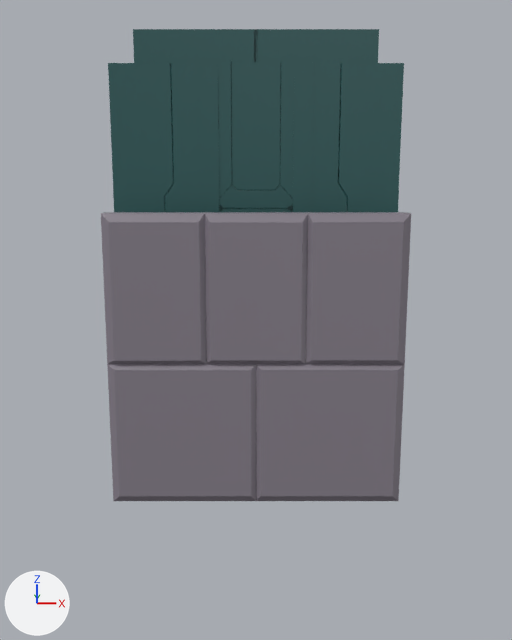
Two versions of the Blender file asset/portal/tille.blend, one commit apart.
Both versions are drawn from a 50 mm lens placed at (0.0, -14.06, 3.81), pointed at (0.0, -1.59, 1.19). Arrows for +X, +Y and +Z are at lower left; the lights stay in place. The same objects are shown in both versions, whatever each file hides.

The older version as bpy lines, for what is in view:
```python
me_куб_003 = bpy.data.meshes.new('Куб.003')
me_куб_003.from_pydata(...)  # 39 vertices, 32 faces; spans x -1.0..1.0, y -1.5..1.0, z -1.0..1.0
me_куб_003.materials.append(mat_материал)  # grey #867f8a
me_куб_010 = bpy.data.meshes.new('Куб.010')
me_куб_010.from_pydata(...)  # 166 vertices, 133 faces; spans x -2.24..0.74, y -0.19..0.24, z -1.54..5.48
me_куб_010.materials.append(mat_материал_010)  # dark cyan #275959
me_куб_011 = bpy.data.meshes.new('Куб.011')
me_куб_011.from_pydata(...)  # 318 vertices, 269 faces; spans x -0.98..0.98, y -2.02..1.03, z -0.72..0.98
me_куб_011.polygons.foreach_set('use_smooth', [True] * 269)
me_куб_011.materials.append(mat_материал_004)  # dark cyan #275959
ob_куб = bpy.data.objects.new('Куб', me_куб_003)
ob_куб.location = (0.0, 0.0, 0.0)
ob_куб.scale = (3.0, 0.2, 3.0)
ob_куб_010 = bpy.data.objects.new('Куб.010', me_куб_010)
ob_куб_010.location = (2.2, 1.0, 1.07)
_m = ob_куб_010.modifiers.new('Симметрия', 'MIRROR')
_m.mirror_object = ob_куб_004
ob_куб_011 = bpy.data.objects.new('Куб.011', me_куб_011)
ob_куб_011.location = (0.0, 1.0, 4.79)
ob_куб_011.rotation_euler = (0.0, 3.142, 0.0)  # degrees (0, 180, 0)
ob_куб_011.scale = (0.815, -0.18, 1.77)
# also in view: 'Куб.008' at (0.0, 1.03, 2.72)
```
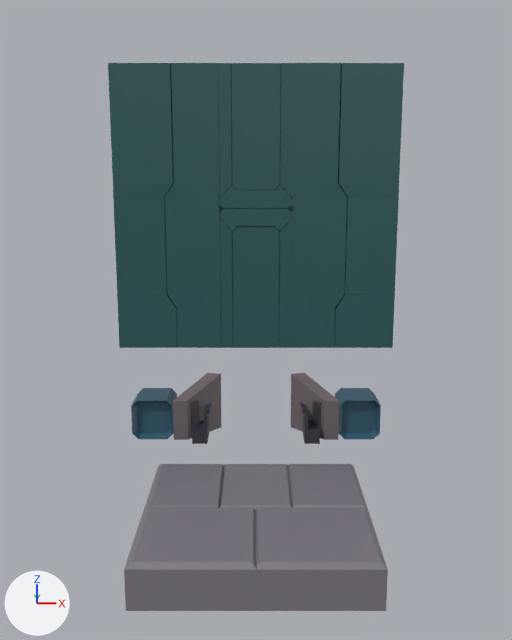
Edits to the bpy script that builds the scene:
```text
Change me_куб_003:
    used by ob_куб; location = (0.0, 0.0, 0.0); scale = (3.0, 0.2, 3.0)
    remove me_куб_003.from_pydata(...)  # 39 vertices, 32 faces; spans x -1.0..1.0, y -1.5..1.0, z -1.0..1.0
    add me_куб_003.from_pydata(...)  # 39 vertices, 32 faces; spans x -1.03..1.02, y -1.5..4.39, z -1.0..1.0
    me_куб_003 part 1: 31 of 39 vertices moved; they spanned x -1.0..1.0, y -1.5..1.0, z -1.0..1.0 and now span x -1.03..1.02, y -1.5..4.39, z -1.0..1.0; mean shift (0.0, 0.55, 0.0); largest move (-1.0, 1.0, -1.0) -> (-1.03, 4.39, -1.0)
Change me_куб_010:
    where me_куб_010.from_pydata(...)  # 166 vertices, 133 faces; spans x -2.24..0.74, y -0.19..0.24, z -1.54..5.48
    used by ob_куб_010; location = (2.2, 1.0, 1.07)
    me_куб_010 part 2: the loose piece of 8 vertices spanning x -2.24..0.24, y -0.1..0.2, z -1.54..5.48 is scaled about its middle by (1, 1, 0.833), then moved by (0.0, 0.0, -0.06)
    me_куб_010 part 3: the 1 vertex in x 0.74, y -0.19, z -1.54 is moved by (0.0, -0.01, 0.55)
    me_куб_010 part 4: all 8 vertices in x -1.08..-0.49, y -0.19..0.24, z -1.54 are moved by (0.0, 0.0, 0.55)
Change ob_куб:
    ob_куб.location: (0.0, 0.0, 0.0) -> (0.0, -2.36, -2.23)
    ob_куб.rotation_euler: (0.0, 0.0, 0.0) -> (-1.571, 0.0, 0.0)  # degrees (0, 0, 0) -> degrees (-90, 0, 0)
    ob_куб.scale: (3.0, 0.2, 3.0) -> (1.95, 0.13, 1.95)
```

What differs and where, as boxes [x1, y1, x2, y2] in the pictures (512 x 640 px; the box of a moved part takes in the faces that stretch with it):
'Куб', reshaped, moved, turned, rescaled
    before: [101, 212, 411, 501]
    after: [124, 464, 388, 611]
'Куб.010', reshaped
    before: [108, 29, 404, 212]
    after: [108, 63, 404, 348]
part 2 of me_куб_010, moved or reshaped
    before: [133, 29, 379, 212]
    after: [167, 185, 345, 348]
part 3 of me_куб_010, moved or reshaped (not visible before)
    after: [119, 333, 393, 348]
part 4 of me_куб_010, moved or reshaped (not visible before)
    after: [168, 289, 344, 347]
'Куб.004', unchanged, uncovered by the edit
    before: [220, 208, 291, 212]
    after: [219, 208, 293, 348]
'Куб.009', unchanged, uncovered by the edit
    after: [131, 388, 381, 439]
'Куб.007', unchanged, uncovered by the edit
    after: [173, 373, 339, 440]
